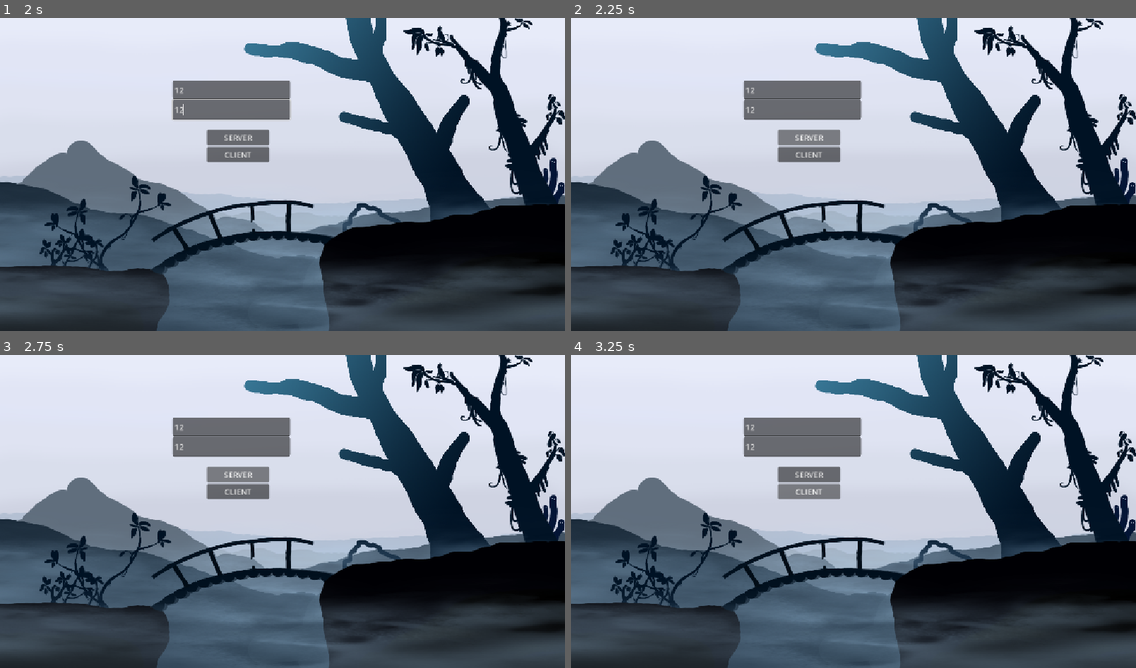
Above: before the commit, frames 1-4 (two rows, left to right).
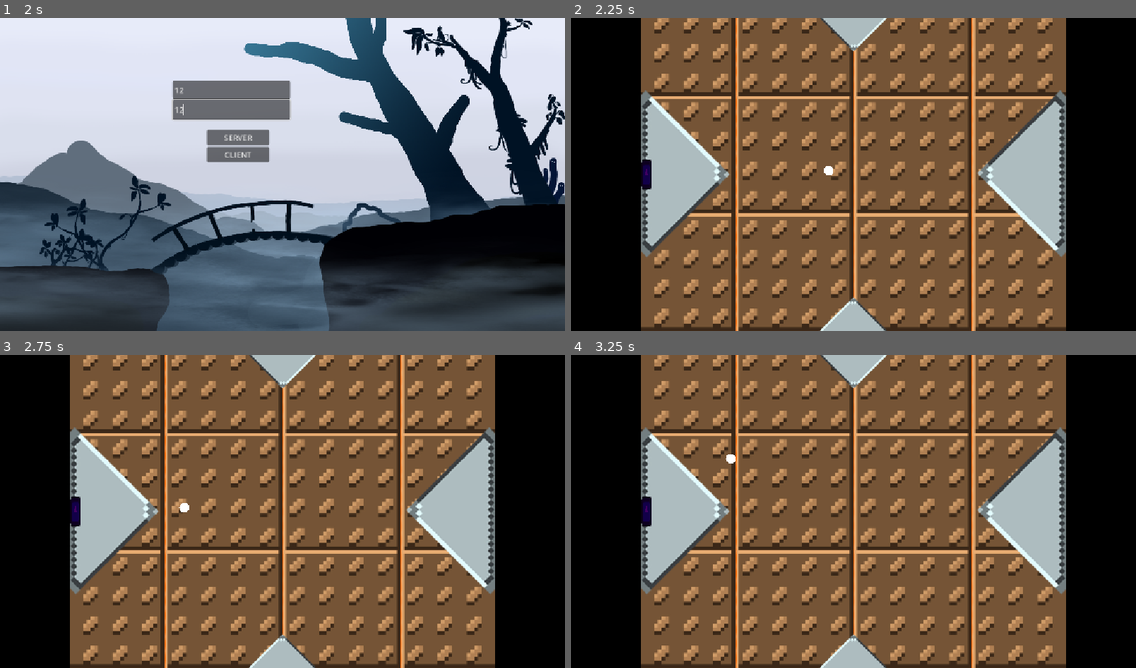
Above: after the commit, the same moments.

Repository: OskarSJ1337/GodotGame
Game: Godot game, scene res://scenes/menus/main_menu.tscn
Two runs of this game, one before a commit and one after it. Both use one fixed random seed, a clock stepped at 60 frames per second and the inputs below. The engine's default icon, where the game draws it, is replaced by a stand-in: a white triangle on a blue panel in a dark square.
Inputs (mouse positions are in pixels of both pictures, inside the frame that each line leads up to):
- Up to frame 1 (2 s): click "Start" at 0.5 s; click (231, 89) at 1.27 s; type "12" at 1.35 s; click (231, 108) at 1.5 s; type "12" at 1.58 s
- Up to frame 2 (2.25 s): click "SERVER" at 2 s
- Up to frame 3 (2.75 s): no input
- Up to frame 4 (3.25 s): click (808, 492) at 2.75 s, where only the run before the commit has a clickable "CLIENT"

Frame 1 is identical in both runs. In frame 2, 97% of the frame differs, in the area x 0-100%, y 0-100%; in frame 3, 97%; in frame 4, 97%.

Commit message:
Think i fixed it so you manually type in IP and PORT

Diff:
--- a/scenes/other/high_level_ui.tscn
+++ b/scenes/other/high_level_ui.tscn
@@ -1,6 +1,8 @@
 [gd_scene format=3 uid="uid://bihlbfdikk86r"]
 
 [ext_resource type="Script" uid="uid://r0khr250rm8e" path="res://scripts/systems/high_level_ui.gd" id="1_0aeln"]
+[ext_resource type="Script" uid="uid://c23dd5hnmlfnk" path="res://scripts/systems/changeScene.gd" id="2_vceky"]
+[ext_resource type="PackedScene" uid="uid://cuc4bpm1rhvax" path="res://scenes/battle/game.tscn" id="3_ojm4c"]
 
 [node name="HighLevelUI" type="Control" unique_id=660858735]
 layout_mode = 3
@@ -19,10 +21,14 @@
 [node name="Server" type="Button" parent="VBoxContainer" unique_id=698027648]
 layout_mode = 2
 text = "SERVER"
+script = ExtResource("2_vceky")
+next_scene = ExtResource("3_ojm4c")
 
 [node name="Client" type="Button" parent="VBoxContainer" unique_id=1115081677]
 layout_mode = 2
 text = "CLIENT"
+script = ExtResource("2_vceky")
+next_scene = ExtResource("3_ojm4c")
 
 [connection signal="pressed" from="VBoxContainer/Server" to="." method="_on_server_pressed"]
 [connection signal="pressed" from="VBoxContainer/Client" to="." method="_on_client_pressed"]
--- a/scripts/systems/high_level_network_handler.gd
+++ b/scripts/systems/high_level_network_handler.gd
@@ -4,16 +4,14 @@
 
 signal server_started
 
-const IP_ADDRESS: String = "77.53.247.252"
-const PORT: int = 39999
 const MAX_CLIENTS: int = 10
 
 var peer: ENetMultiplayerPeer
 
 # Create client.
-func start_client() -> void:
+func start_client(ip: String, port: int) -> void:
 	peer = ENetMultiplayerPeer.new()
-	var error := peer.create_client(IP_ADDRESS, PORT)
+	var error := peer.create_client(ip, port)
 	if error != OK:
 		push_error("Could not create client: error code %s" % error)
 		peer = null
@@ -21,11 +19,11 @@
 	multiplayer.multiplayer_peer = peer
 
 # Create server.
-func start_server() -> void:
+func start_server(port: int) -> void:
 	peer = ENetMultiplayerPeer.new()
-	var error := peer.create_server(PORT, MAX_CLIENTS)
+	var error := peer.create_server(port, MAX_CLIENTS)
 	if error != OK:
-		push_error("Could not create server on port %d: error code %s. The port may already be in use." % [PORT, error])
+		push_error("Could not create server on port %d: error code %s. The port may already be in use." % [port, error])
 		peer = null
 		return
 	multiplayer.multiplayer_peer = peer
--- a/scripts/systems/high_level_ui.gd
+++ b/scripts/systems/high_level_ui.gd
@@ -8,6 +8,7 @@
 	var port := int(port_input.text)
 	print("IP: ", ip)
 	print("Port: ", port)
+	HighLevelNetworkHandler.start_server(port)
 
 
 func _on_client_pressed():
@@ -15,3 +16,4 @@
 	var port := int(port_input.text)
 	print("IP: ", ip)
 	print("Port: ", port)
+	HighLevelNetworkHandler.start_client(ip, port)
